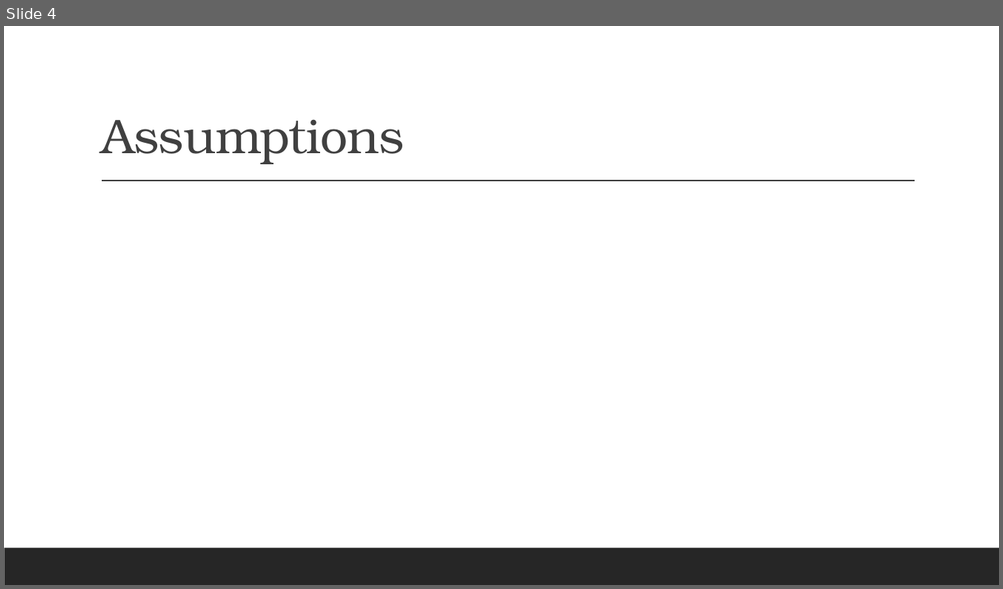
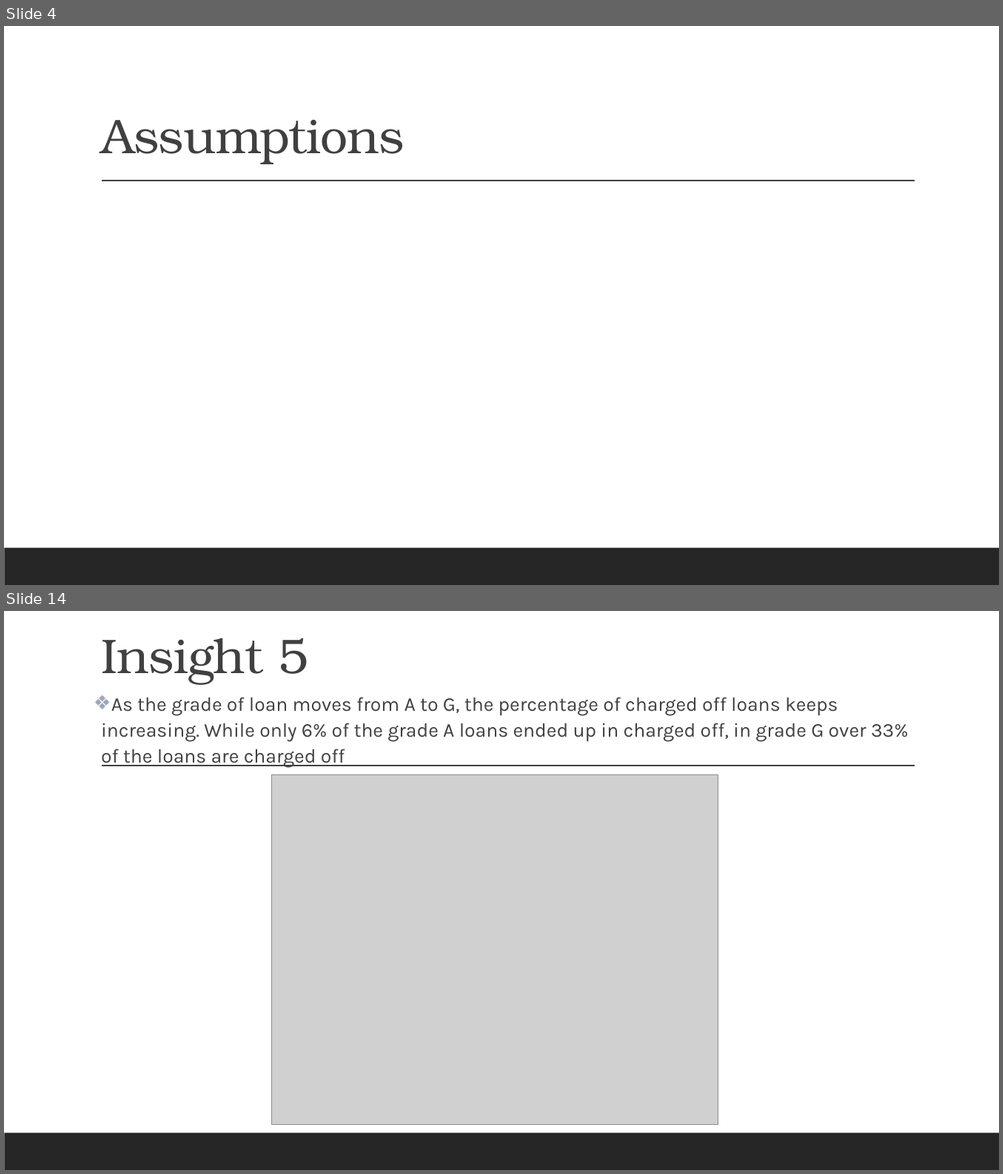
Before and after one commit to vidhyadharpandit/LendingClubCaseStudy, a slide deck: LendingClubCaseStudy-Presentation.pptx. Shown one above the other, each under a label of ours: slide 4 before the commit, slides 4 and 14 after it; the slides between them are not shown. The pictures are 1003x589 and 1003x1174 pixels, drawn with LibreOffice and Linux fonts; fonts in the diff are those of the drawing; grey boxes stand for pictures. Boxes give left, top, right and bottom in pixels: in the first picture for what was removed or moved away, otherwise in the second. Text is boxed around its words. In the diff, an @@ line names an element or a change of style, - is before the commit and + after.

```diff
--- a/LendingClubCaseStudy-Presentation.pptx
+++ b/LendingClubCaseStudy-Presentation.pptx
@@ slide 14 added at [4,611,999,1170], background #FFFFFF; not listed: 2 template elements that a slide beside it also shows @@
@@ title added at [101,638,308,685], 47 pt, text #404040 @@
+Insight 5
@@ text added at [101,697,908,768], 19 pt, text #404040 @@
+❖ As the grade of loan moves from A to G, the percentage of charged off loans keeps increasing. While only 6% of the grade A loans ended up in charged off, in grade G over 33% of the loans are charged off
@@ picture added at [272,775,718,1126] @@
```
Also in this commit, not shown: 3 slides changed, 13 other slides added, 2 slides removed, 7 other files.
